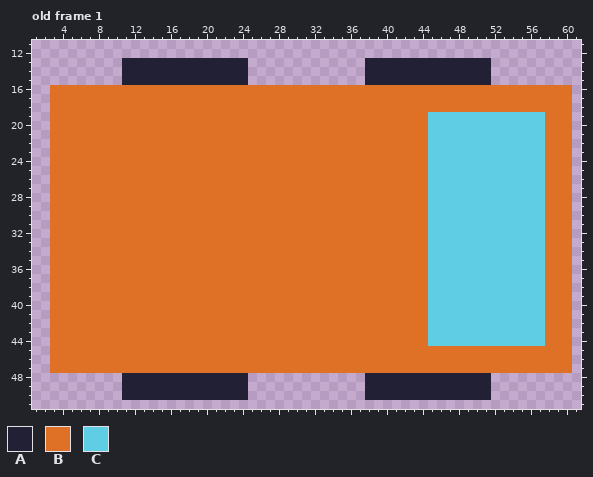
Edited in one commit: pixel-art file (game/assets/car/car.aseprite). The picture above was drawn from the file before the commit.
64x64 pixels, 1 frame. Shown: old frame 1: x 1..61, y 11..51. The commit also changed other frames, which this record leaves out.
Palette (. is transparent): A #222034  B #df7126  C #5fcde4
New version:
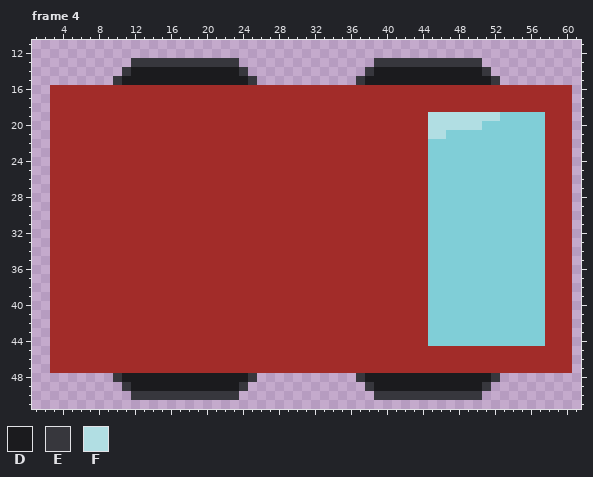
Colours new in this view: D #1b1b1e  E #37373d  F #b1dee3
A new or re-ordered frame is compared with the old frame closest to it.
Difference:
frames 1 -> 14
layer "tires" added
layer "chassis" added
layer "window" added
layer "window details" added
layer "Layer 1" removed
@@ palette @@
-B #df7126
+B #a22c29
-C #5fcde4
+C #80ced7
--- frame 4 is new; against old frame 1
@@ x 1..61 @@
 12 .............................................................
-13 ..........AAAAAAAAAAAAAA.............AAAAAAAAAAAAAA..........
-14 ..........AAAAAAAAAAAAAA.............AAAAAAAAAAAAAA..........
-15 ..........AAAAAAAAAAAAAA.............AAAAAAAAAAAAAA..........
+13 ...........EEEEEEEEEEEE...............EEEEEEEEEEEE...........
+14 ..........EDDDDDDDDDDDDE.............EDDDDDDDDDDDDE..........
+15 .........EDDDDDDDDDDDDDDE...........EDDDDDDDDDDDDDDE.........
 16 ..BBBBBBBBBBBBBBBBBBBBBBBBBBBBBBBBBBBBBBBBBBBBBBBBBBBBBBBBBB.
@@ x 43..54 @@
 18 BBBBBBBBBBBB
-19 BBCCCCCCCCCC
-20 BBCCCCCCCCCC
-21 BBCCCCCCCCCC
+19 BBFFFFFFFFCC
+20 BBFFFFFFCCCC
+21 BBFFCCCCCCCC
 22 BBCCCCCCCCCC
@@ x 1..61 @@
 47 ..BBBBBBBBBBBBBBBBBBBBBBBBBBBBBBBBBBBBBBBBBBBBBBBBBBBBBBBBBB.
-48 ..........AAAAAAAAAAAAAA.............AAAAAAAAAAAAAA..........
-49 ..........AAAAAAAAAAAAAA.............AAAAAAAAAAAAAA..........
-50 ..........AAAAAAAAAAAAAA.............AAAAAAAAAAAAAA..........
+48 .........EDDDDDDDDDDDDDDE...........EDDDDDDDDDDDDDDE.........
+49 ..........EDDDDDDDDDDDDE.............EDDDDDDDDDDDDE..........
+50 ...........EEEEEEEEEEEE...............EEEEEEEEEEEE...........
 51 .............................................................
Where, in picture pixels (left, top, right, bottom), the same in both pictures:
changed: (50, 58, 572, 400)
